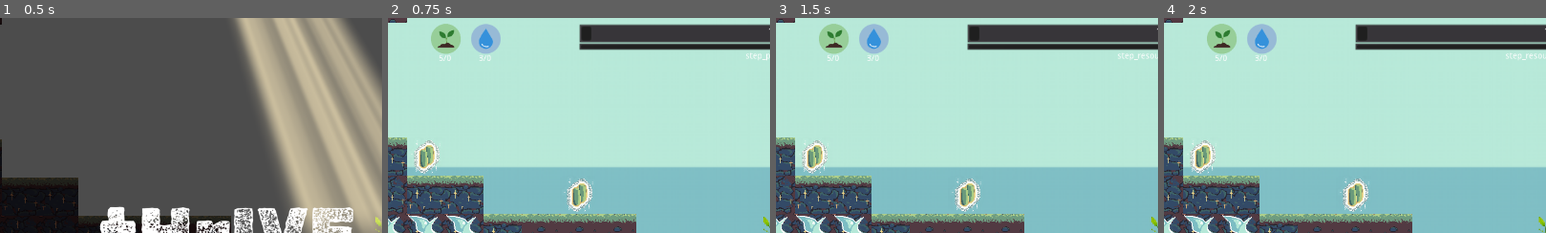
Above: before the commit, frames 1-4 (left to right).
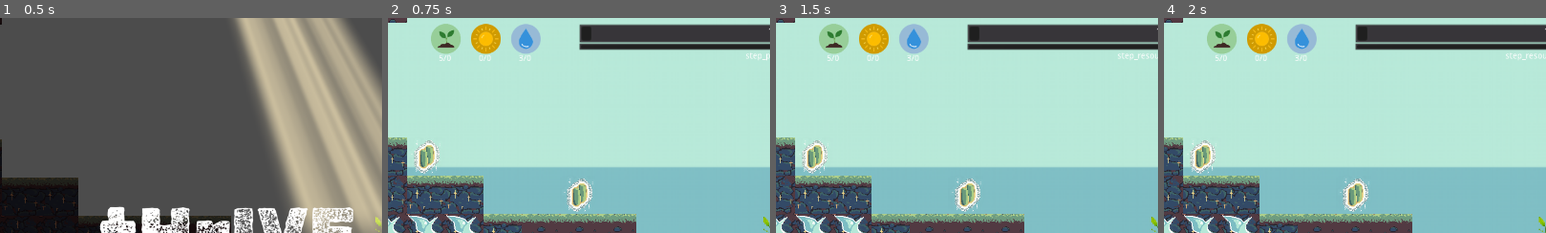
Above: after the commit, the same moments.

Repository: Gouellie/Roots
Game: Godot game, scene res://src/screens/main_menu.tscn
Two runs of this game, one before a commit and one after it. Both use one fixed random seed, a clock stepped at 60 frames per second and the inputs below.
Inputs:
- Up to frame 1 (0.5 s): no input
- Up to frame 2 (0.75 s): click "NEW GAME" at 0.5 s
- Up to frame 3 (1.5 s): click "End Turn" at 1.25 s
- Up to frame 4 (2 s): no input
The pictures show only the part of the screen within x 0-50%, y 0-50%; the shares and areas given below are measured in that part.

Frame 1 is identical in both runs. In frame 2, 1.8% of the frame differs, in the area x 21-40%, y 2-20%; in frame 3, 1.8%; in frame 4, 1.8%.

Commit message:
re-enabled sunlight gauge

Diff:
--- a/src/ui/gui.tscn
+++ b/src/ui/gui.tscn
@@ -28,13 +28,14 @@
 margin_bottom = 710.0
 mouse_filter = 2
 
-[node name="ResourceGaugeContainer" type="HBoxContainer" parent="Margin/Control_ResourceGauge"]
+[node name="Resource_Gauge" type="HBoxContainer" parent="Margin/Control_ResourceGauge"]
 margin_left = 54.0
 margin_right = 438.0
 margin_bottom = 130.0
 rect_scale = Vector2( 0.5, 0.5 )
 mouse_filter = 2
 script = ExtResource( 5 )
+visible_resources = [ "water", "soil", "sunlight" ]
 
 [node name="TurnPanel" parent="Margin" instance=ExtResource( 4 )]
 anchor_right = 0.0
